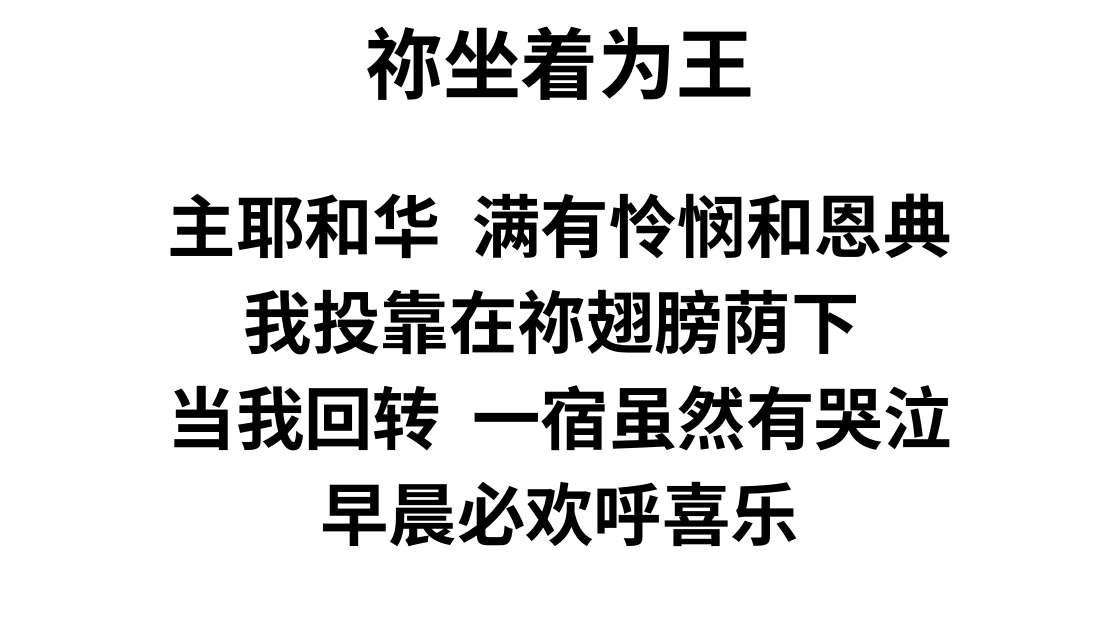
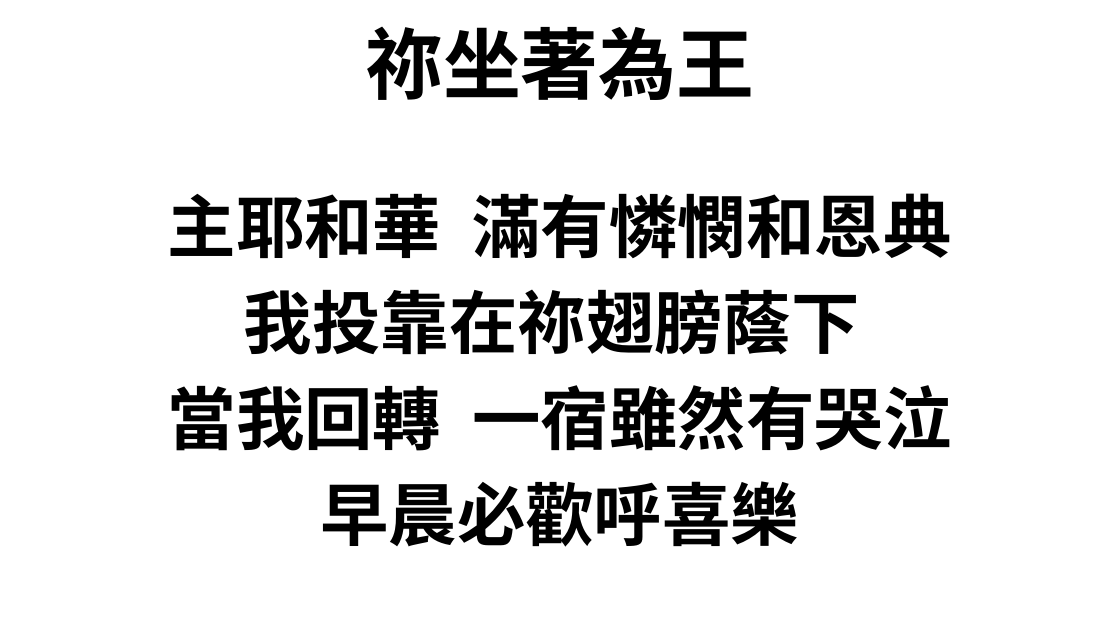
Before and after one commit to dyno/zanmei, a slide deck: slide 1 of processed/mvccc/袮坐著為王.pptx. Drawn at 1120x630 pixels with LibreOffice and Linux fonts; fonts in the diff are those of the drawing. Boxes give left, top, right and bottom in pixels: in the first picture for what was removed or moved away, otherwise in the second. Text is boxed around its words. In the diff, an @@ line names an element or a change of style, - is before the commit and + after.

```diff
--- a/processed/mvccc/袮坐著為王.pptx
+++ b/processed/mvccc/袮坐著為王.pptx
@@ title at bbox=[365, 27, 754, 100]: text changed @@
-祢坐着为王
+祢坐著為王
@@ text at bbox=[168, 193, 951, 547]: text changed @@
-主耶和华 满有怜悯和恩典
-我投靠在祢翅膀荫下
-当我回转 一宿虽然有哭泣
-早晨必欢呼喜乐
+主耶和華 滿有憐憫和恩典
+我投靠在祢翅膀蔭下
+當我回轉 一宿雖然有哭泣
+早晨必歡呼喜樂
```
Also in this commit, not shown: 1 other slide changed, 4 other files.
